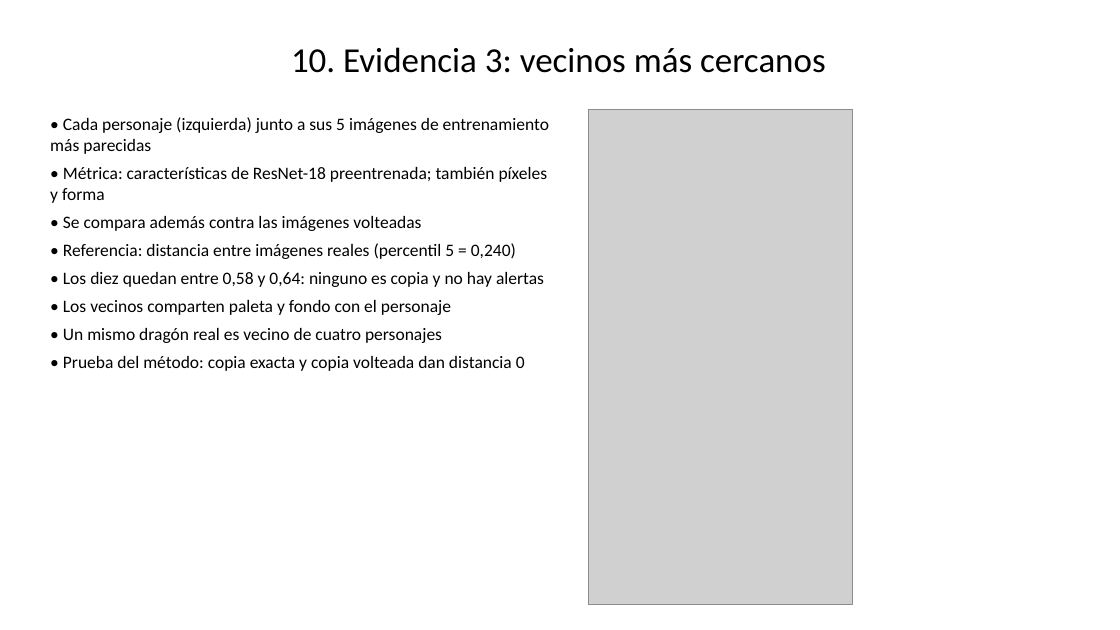
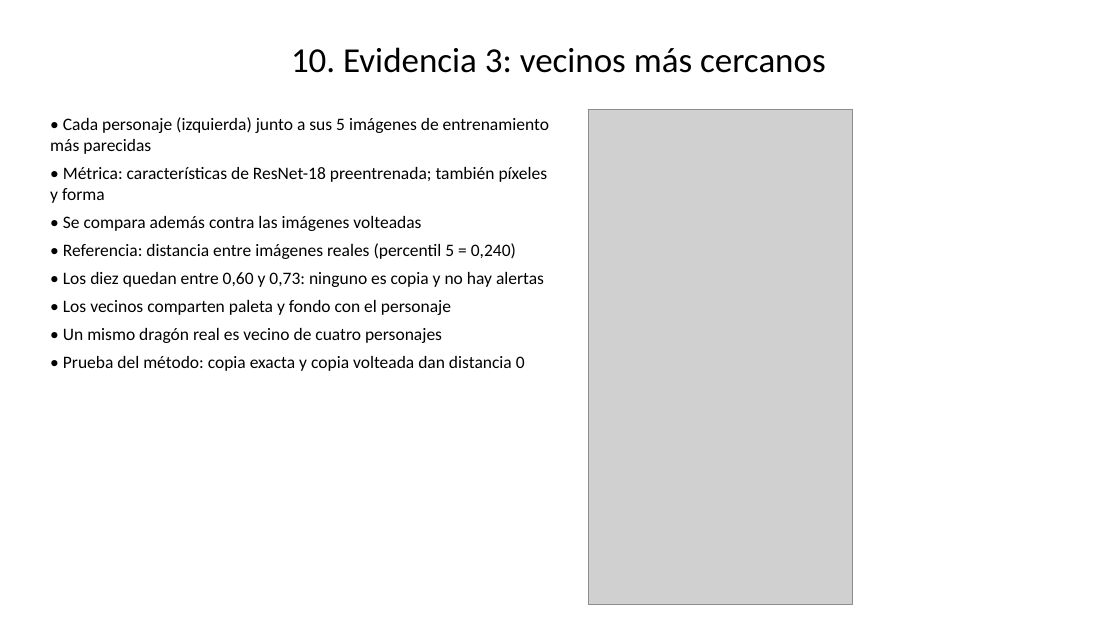
Before and after one commit to DannyEst6109/Proyecto-2---GAN---Deep-Learning, a slide deck: slide 10 of presentacion.pptx. Drawn at 1120x630 pixels with LibreOffice and Linux fonts; fonts in the diff are those of the drawing; grey boxes stand for pictures. Boxes give left, top, right and bottom in pixels: in the first picture for what was removed or moved away, otherwise in the second. Text is boxed around its words. In the diff, an @@ line names an element or a change of style, - is before the commit and + after.

Commit message:
Actualizar presentación, PDF y matriz de evidencias

```diff
--- a/presentacion.pptx
+++ b/presentacion.pptx
@@ text at [63, 272, 544, 287]: text changed @@
-• Los diez quedan entre 0,58 y 0,64: ninguno es copia y no hay alertas
+• Los diez quedan entre 0,60 y 0,73: ninguno es copia y no hay alertas
```
Also in this commit, not shown: 4 other slides changed, 3 other files.
